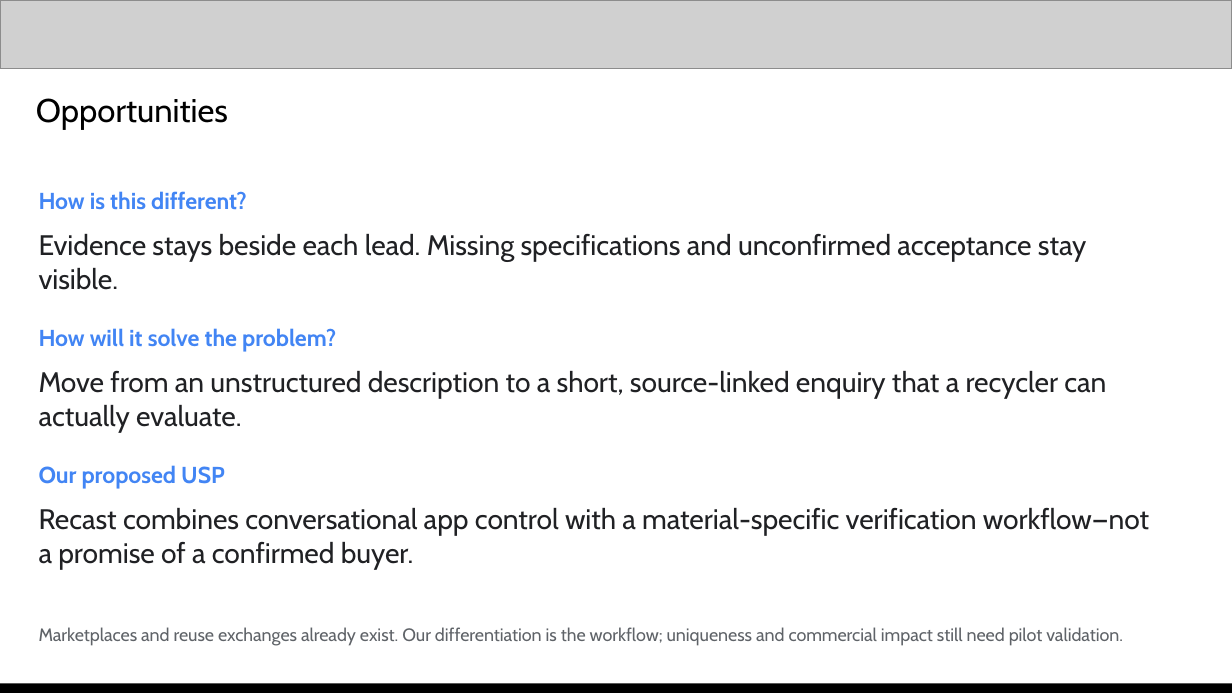
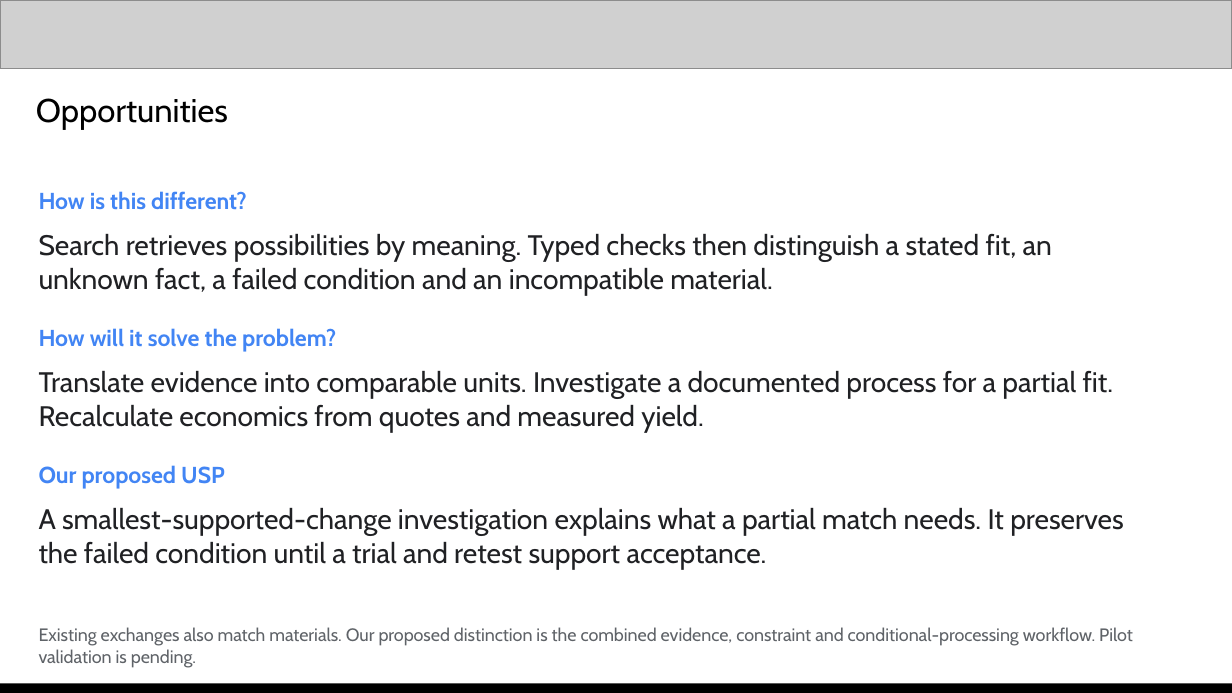
Before and after one commit to anshuman542018/wasterecast, a slide deck: slide 4 of submission/Clorex_WasteRecast_Pitch_Deck.pptx. Drawn at 1232x693 pixels with LibreOffice and Linux fonts; fonts in the diff are those of the drawing; grey boxes stand for pictures. Boxes give left, top, right and bottom in pixels: in the first picture for what was removed or moved away, otherwise in the second. Text is boxed around its words. In the diff, an @@ line names an element or a change of style, - is before the commit and + after.

```diff
--- a/submission/Clorex_WasteRecast_Pitch_Deck.pptx
+++ b/submission/Clorex_WasteRecast_Pitch_Deck.pptx
@@ text at (x1=39, y1=234, x2=1052, y2=295): text changed @@
-Evidence stays beside each lead. Missing specifications and unconfirmed acceptance stay visible.
+Search retrieves possibilities by meaning. Typed checks then distinguish a stated fit, an unknown fact, a failed condition and an incompatible material.
@@ text at (x1=39, y1=371, x2=1113, y2=432): text changed @@
-Move from an unstructured description to a short, source-linked enquiry that a recycler can actually evaluate.
+Translate evidence into comparable units. Investigate a documented process for a partial fit. Recalculate economics from quotes and measured yield.
@@ text at (x1=39, y1=508, x2=1123, y2=570): text changed @@
-Recast combines conversational app control with a material-specific verification workflow—not a promise of a confirmed buyer.
+A smallest-supported-change investigation explains what a partial match needs. It preserves the failed condition until a trial and retest support acceptance.
@@ text at (x1=39, y1=627, x2=1133, y2=668): text changed @@
-Marketplaces and reuse exchanges already exist. Our differentiation is the workflow; uniqueness and commercial impact still need pilot validation.
+Existing exchanges also match materials. Our proposed distinction is the combined evidence, constraint and conditional-processing workflow. Pilot validation is pending.
```
Also in this commit, not shown: 14 other slides changed, 10 other files.
